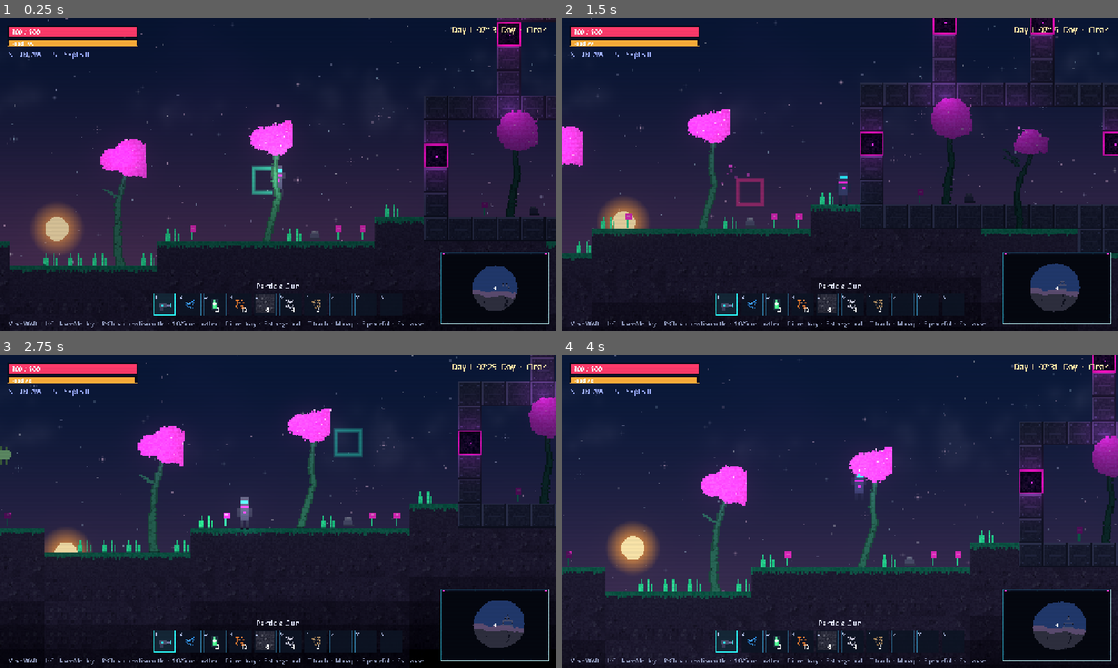
Above: before the commit, frames 1-4 (two rows, left to right).
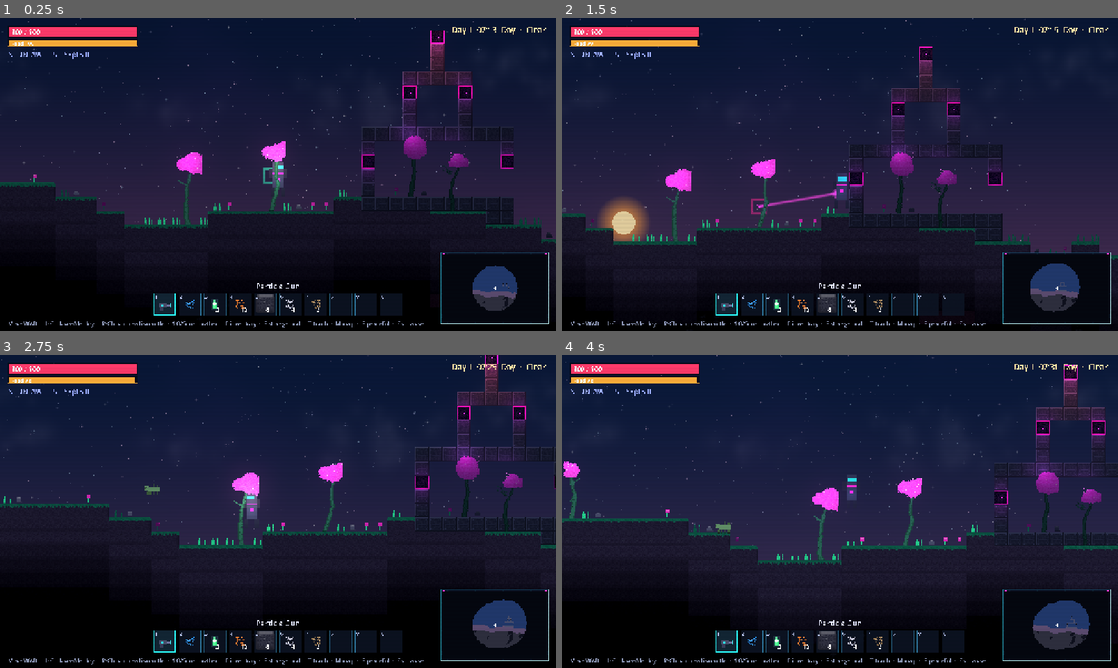
Above: after the commit, the same moments.

Repository: jaygriggsau/exocraft
Game: Godot game, scene res://scenes/Main.tscn
Same seed, same stepped clock (60 frames per second), same inputs: the game is played once before the commit and once after it.
Inputs (mouse positions are in pixels of both pictures, inside the frame that each line leads up to):
- Up to frame 1 (0.25 s): no input
- Up to frame 2 (1.5 s): tap Enter at 0.5 s; move the mouse to (962, 158) at 0.52 s; hold D (move_right) 0.53-1.25 s; tap T (torch) at 0.6 s; click (962, 158) at 0.67 s; tap Space (jump) at 0.77 s; drag from (728, 190) to (812, 237) at 1.27 s
- Up to frame 3 (2.75 s): move the mouse to (333, 442) at 2.02 s; hold A (move_left) from 2.03 s (still down); hold Shift (sprint) from 2.03 s (still down); tap T (torch) at 2.3 s
- Up to frame 4 (4 s): release A (move_left) at 2.75 s; release Shift (sprint) at 2.75 s; drag from (812, 574) to (673, 464) at 2.77 s; move the mouse to (1006, 558) at 3.52 s; hold D (move_right) from 3.53 s (still down); tap T (torch) at 3.6 s; tap Space (jump) at 3.77 s

The runs differ from the first frame. In frame 1, 27% of the frame differs, in the area x 0-100%, y 0-100%; in frame 2, 16%; in frame 3, 21%; in frame 4, 29%.

Commit message:
Graphics overhaul: Terraria-scale world + autotiled terrain
Rescale to a Terraria feel:
- Player grown to ~2.75 tiles tall (collider 20x44, sprite 2x) over the 16px
  blocks, with retuned movement (speed/accel/jump/gravity) and reach.
- Camera zoomed out (3.5x -> 2.0x) for a wide view of much more world.
- Doors are now 3 tiles tall so the bigger player fits; caves widened so a
  taller player can traverse the tunnels/chambers.

Autotiled terrain (the defining Terraria look): the per-tile 'variant' axis is
repurposed as a 4-bit neighbour edge mask (which orthogonal sides are open
air). Natural terrain (dirt/stone/grass/sand/ice/jungle/obsidite) draws blended
edges from the mask -- lit exposed tops, shadowed sides/bottoms, grass overhang,
rounded outer corners -- so blocks merge into the terrain instead of being flat
squares. Ore/crafted/decor tiles stay flat. set_tile re-blends the 4 neighbours
when a block changes; block icons use the all-open (bevelled) mask.

https://claude.ai/code/session_01Lbtdt6KHnYyPZuVhH3cTWJ

Diff:
--- a/scripts/autoload/Art.gd
+++ b/scripts/autoload/Art.gd
@@ -6,7 +6,7 @@
 ## of these out for hand-drawn PNGs later without touching gameplay code.
 
 const TS := 16  ## tile size in pixels
-const TILE_VARIANTS := 6  ## per-tile texture variants so terrain isn't uniform
+const EDGE_MASKS := 16  ## neighbour-edge variants (4-bit air mask) for autotiled terrain
 
 var tileset: TileSet
 var atlas_source_id := 0
@@ -70,17 +70,19 @@
 # Tiles
 # ---------------------------------------------------------------------------
 func _build_tile_images() -> void:
+	# one image per tile id per edge mask (which neighbours are open air); natural
+	# terrain uses the mask to draw blended edges, other tiles ignore it.
 	for id in Tiles.ids():
 		var variants: Array = []
-		for v in TILE_VARIANTS:
-			variants.append(_make_tile_image(id, v))
+		for m in EDGE_MASKS:
+			variants.append(_make_tile_image(id, m))
 		_tile_images[id] = variants
 
-func _make_tile_image(id: int, variant: int) -> Image:
+func _make_tile_image(id: int, mask: int) -> Image:
 	var d = Tiles.def(id)
 	var img := _new_image(TS, TS)
 	var rng := RandomNumberGenerator.new()
-	rng.seed = 1000 + id * 101 + variant * 37
+	rng.seed = 1000 + id * 101          # base art is identical across masks so they tile
 	var style: String = d.style
 	var base: Color = d.base
 
@@ -266,50 +268,80 @@
 			_rect(img, 8, TS - 3, 2, 2, base)
 			_rect(img, TS - 6, TS - 3, 2, 2, base)
 		_:
-			# "block" / "soil": subtle depth shade, plus per-variant pebbles,
-			# cracks, mottling and an occasional embedded fleck so neighbouring
-			# blocks of the same type don't look identical.
-			# Vary the shade gradient direction per variant for extra diversity.
-			var dir := rng.randi() % 3
+			# "block" / "soil": a soft base shade + a few static flecks; the
+			# Terraria-style lit edges are added afterwards based on neighbours.
 			for y in TS:
 				for x in TS:
-					var lit := false
-					match dir:
-						0: lit = x + y > TS + 6           # bottom-right shadow
-						1: lit = x - y > 4                # diagonal the other way
-						_: lit = y > TS - 5               # darker base band
-					if lit:
+					if y > TS - 5:
 						img.set_pixel(x, y, _vary(base.darkened(0.12), rng, 0.04))
-			# soft mottled patches
-			for _m in 1 + rng.randi() % 2:
-				var mx := rng.randi_range(2, TS - 4)
-				var my := rng.randi_range(2, TS - 4)
-				var mc := base.lightened(0.08) if rng.randf() < 0.5 else base.darkened(0.14)
-				for oy in 3:
-					for ox in 3:
-						if rng.randf() < 0.6:
-							img.set_pixel(clampi(mx + ox, 0, TS - 1), clampi(my + oy, 0, TS - 1), _vary(mc, rng, 0.05))
-			for f in 3 + rng.randi() % 3:
+			for f in 4:
 				var px := rng.randi_range(2, TS - 3)
 				var py := rng.randi_range(2, TS - 3)
-				var pc := base.lightened(0.2) if rng.randf() < 0.5 else base.darkened(0.26)
+				var pc := base.lightened(0.16) if rng.randf() < 0.5 else base.darkened(0.24)
 				img.set_pixel(px, py, pc)
-				img.set_pixel(px + 1, py, pc)
-				img.set_pixel(px, py + 1, _vary(pc, rng, 0.05))
-			if rng.randf() < 0.55:
-				var cx := rng.randi_range(3, TS - 4)
-				var cy := rng.randi_range(2, TS - 6)
-				var cl := base.darkened(0.34)
-				for k in 2 + rng.randi() % 3:
-					img.set_pixel(clampi(cx + rng.randi_range(-1, 1), 0, TS - 1), clampi(cy + k, 0, TS - 1), cl)
-	return img
+				img.set_pixel(px + 1, py, _vary(pc, rng, 0.05))
+	# neighbour-aware edges for natural terrain (the autotiled Terraria look)
+	if d.style == "soil" or d.style == "block" or d.style == "grass":
+		_apply_edges(img, mask, d)
+	return img
+
+## Decorate a terrain tile's open edges (mask bits: 1=up 2=right 4=down 8=left
+## are AIR) with a lit top lip, shadowed sides/bottom, grass overhang and rounded
+## outer corners — so blocks visually merge into the terrain instead of being
+## flat squares.
+func _apply_edges(img: Image, mask: int, d: Dictionary) -> void:
+	var base: Color = d.base
+	var is_grass: bool = d.style == "grass"
+	var up := (mask & 1) != 0
+	var right := (mask & 2) != 0
+	var down := (mask & 4) != 0
+	var left := (mask & 8) != 0
+	if up and not is_grass:
+		_grad_edge(img, "top", base.lightened(0.28), 2)     # sunlit exposed top
+	if down:
+		_grad_edge(img, "bottom", base.darkened(0.4), 2)
+	if left:
+		_grad_edge(img, "left", base.darkened(0.24), 2)
+	if right:
+		_grad_edge(img, "right", base.darkened(0.24), 2)
+	if is_grass:
+		var top: Color = d.get("top", base)
+		if up:
+			_grad_edge(img, "top", top.darkened(0.05), 1)
+		if left and up:
+			_rect(img, 0, 0, 2, 4, top)                      # grass overhangs the side
+		if right and up:
+			_rect(img, TS - 2, 0, 2, 4, top)
+	# round the outer corners where two open edges meet (transparent silhouette)
+	var clear := Color(0, 0, 0, 0)
+	if up and left:
+		img.set_pixel(0, 0, clear)
+	if up and right:
+		img.set_pixel(TS - 1, 0, clear)
+	if down and left:
+		img.set_pixel(0, TS - 1, clear)
+	if down and right:
+		img.set_pixel(TS - 1, TS - 1, clear)
+
+func _grad_edge(img: Image, side: String, col: Color, w: int) -> void:
+	for i in w:
+		var a := 0.85 * (1.0 - float(i) / float(w))          # strongest at the very edge
+		for j in TS:
+			var px: int
+			var py: int
+			match side:
+				"top": px = j; py = i
+				"bottom": px = j; py = TS - 1 - i
+				"left": px = i; py = j
+				_: px = TS - 1 - i; py = j                    # right
+			img.set_pixel(px, py, img.get_pixel(px, py).lerp(col, a))
 
 func _build_tileset() -> void:
 	var maxid := Tiles.max_id()
-	# atlas: one column per tile id, one row per variant
-	var atlas := _new_image((maxid + 1) * TS, TILE_VARIANTS * TS)
+	# atlas: one column per tile id, one row per edge mask
+	var atlas := _new_image((maxid + 1) * TS, EDGE_MASKS * TS)
 	for id in Tiles.ids():
-		for v in TILE_VARIANTS:
+		for v in EDGE_MASKS:
 			atlas.blit_rect(_tile_images[id][v], Rect2i(0, 0, TS, TS), Vector2i(id * TS, v * TS))
 	var tex := ImageTexture.create_from_image(atlas)
 
@@ -338,7 +370,7 @@
 		var dd = Tiles.def(id)
 		var passable: bool = dd.get("passable", false)          # open doors don't collide
 		var occlude: bool = not passable and not dd.get("no_occlude", false)  # windows let light through
-		for v in TILE_VARIANTS:
+		for v in EDGE_MASKS:
 			var coord := Vector2i(id, v)
 			src.create_tile(coord)
 			var td := src.get_tile_data(coord, 0)
@@ -364,7 +396,7 @@
 	var d = ItemDB.get_item(item_id)
 	# Block items just reuse their tile artwork (first variant).
 	if d.place_tile >= 0:
-		return _tile_images[d.place_tile][0]
+		return _tile_images[d.place_tile][15]   # all-edges-open: a nicely bevelled standalone block
 
 	# armor pieces get a shape per body slot, tinted by the item colour
 	if d.stats.has("slot"):
--- a/scripts/autoload/Tiles.gd
+++ b/scripts/autoload/Tiles.gd
@@ -97,6 +97,11 @@
 	var d = DEFS.get(id)
 	return d != null and not d.get("passable", false)
 
+## Natural ground that gets Terraria-style blended edges (vs flat ore/crafted/decor).
+func is_terrain(id: int) -> bool:
+	return id == DIRT or id == STONE or id == GRASS or id == ICE \
+		or id == JUNGLE or id == SAND or id == DARKROCK
+
 ## Is this tile part of a door (closed or open)?
 func is_door(id: int) -> bool:
 	var d = DEFS.get(id)
--- a/scripts/player/Player.gd
+++ b/scripts/player/Player.gd
@@ -3,7 +3,7 @@
 ## The player: platforming movement plus mine / build / shoot interactions that
 ## all key off the currently selected hotbar item.
 
-const SPEED := 120.0
+const SPEED := 165.0
 const SPRINT_MULT := 1.7
 const REGEN_DELAY := 4.0            # seconds out of combat before health regens
 const REGEN_RATE := 7.0            # health per second
@@ -12,12 +12,12 @@
 const WELL_FED := 30.0             # hunger needed for health to regenerate
 const STARVE_DMG := 2.5            # health/sec lost while starving (hunger 0)
 const STARVE_FLOOR := 20.0         # starvation won't drop you below this health
-const ACCEL := 1400.0
-const FRICTION := 1600.0
-const JUMP_VELOCITY := -270.0
-const GRAVITY := 760.0
-const MAX_FALL := 520.0
-const REACH := 5.5                 # tiles
+const ACCEL := 1900.0
+const FRICTION := 2100.0
+const JUMP_VELOCITY := -340.0
+const GRAVITY := 900.0
+const MAX_FALL := 680.0
+const REACH := 6.5                 # tiles
 const MINE_BASE := 0.12            # base unit for tree-harvest / dismantle / drain
 const MINE_BLOCK_BASE := 0.75      # seconds per hardness point with the Particle Gun
                                    # (hardest block, Exotic hardness 8 -> 6.0s; upgraded
@@ -59,20 +59,22 @@
 	Game.inventory = inv
 	Game.player = self
 
+	# Terraria-scale: the player stands ~2.75 tiles tall over 16px blocks
 	var shape := CollisionShape2D.new()
 	var rect := RectangleShape2D.new()
-	rect.size = Vector2(10, 20)
+	rect.size = Vector2(20, 44)
 	shape.shape = rect
 	add_child(shape)
 
 	sprite = AnimatedSprite2D.new()
 	sprite.sprite_frames = Art.player_frames()
 	sprite.texture_filter = CanvasItem.TEXTURE_FILTER_NEAREST
+	sprite.scale = Vector2(2, 2)        # 12x22 art rendered at ~24x44 to match the bigger body
 	sprite.play("idle")
 	add_child(sprite)
 
 	var cam := Camera2D.new()
-	cam.zoom = Vector2(3.5, 3.5)
+	cam.zoom = Vector2(2.0, 2.0)        # zoomed out for the wide Terraria view
 	cam.position_smoothing_enabled = true
 	cam.position_smoothing_speed = 8.0
 	add_child(cam)
@@ -87,7 +89,7 @@
 	_torch.scale = Vector2(0.7, 0.7)            # ~90px radius (~4 blocks lit, fading out)
 	_torch.shadow_enabled = true
 	_torch.shadow_filter = Light2D.SHADOW_FILTER_PCF5
-	_torch.position = Vector2(0, -6)
+	_torch.position = Vector2(0, -16)
 	add_child(_torch)
 	# a faint personal glow that ignores walls, so you're never pitch-invisible
 	var aura := PointLight2D.new()
@@ -345,7 +347,7 @@
 	Game.world.add_child(p)
 
 func _player_rect() -> Rect2:
-	return Rect2(global_position - Vector2(6, 11), Vector2(12, 22))
+	return Rect2(global_position - Vector2(10, 22), Vector2(20, 44))
 
 func _tile_rect(c: Vector2i) -> Rect2:
 	return Rect2(c.x * World.TILE, c.y * World.TILE, World.TILE, World.TILE)
@@ -407,23 +409,24 @@
 	var bottom := _target_tile()
 	if not _in_reach(bottom):
 		return
-	var top := bottom + Vector2i(0, -1)
+	# doors are three tiles tall so the player can walk through them
+	var cells := [bottom, bottom + Vector2i(0, -1), bottom + Vector2i(0, -2)]
 	var body := _player_rect()
-	for c in [bottom, top]:
+	for c in cells:
 		if Tiles.is_solid(Game.world.get_tile(c)):
 			return
 		if _tile_rect(c).intersects(body):
 			return
-	# support: resting on the ground, or anchored to a wall beside either cell
+	# support: resting on the ground, or anchored to a wall beside any cell
 	var supported := Tiles.is_solid(Game.world.get_tile(bottom + Vector2i(0, 1)))
-	for c in [bottom, top]:
+	for c in cells:
 		for o in [Vector2i(1, 0), Vector2i(-1, 0)]:
 			if Tiles.is_solid(Game.world.get_tile(c + o)):
 				supported = true
 	if not supported:
 		return
-	Game.world.set_tile(bottom, closed_tile)
-	Game.world.set_tile(top, closed_tile)
+	for c in cells:
+		Game.world.set_tile(c, closed_tile)
 	inv.consume_selected(1)
 	_place_cd = PLACE_COOLDOWN
 
@@ -452,7 +455,7 @@
 	if not Tiles.is_solid(Game.world.get_tile(t + Vector2i(0, 1))):
 		return                              # needs solid ground beneath
 	var tile_rect := Rect2(t.x * World.TILE, (t.y - 1) * World.TILE, World.TILE, World.TILE * 2)
-	var body := Rect2(global_position - Vector2(6, 11), Vector2(12, 22))
+	var body := _player_rect()
 	if tile_rect.intersects(body):
 		return                              # don't drop it on ourselves
 	Game.world.spawn_structure(item_id, t)
--- a/scripts/world/World.gd
+++ b/scripts/world/World.gd
@@ -751,12 +751,27 @@
 			if id != Tiles.AIR:
 				var tx := ox + lx
 				var ty := oy + ly
-				tilemap.set_cell(Vector2i(tx, ty), Art.atlas_source_id, Art.tile_atlas_coords(id, _tile_variant(tx, ty)))
-
-func _tile_variant(tx: int, ty: int) -> int:
-	var h: int = tx * 374761393 + ty * 668265263
-	h = (h ^ (h >> 13)) * 1274126177
-	return absi(h) % Art.TILE_VARIANTS
+				tilemap.set_cell(Vector2i(tx, ty), Art.atlas_source_id, Art.tile_atlas_coords(id, _edge_mask(tx, ty, id)))
+
+## Edge mask for autotiling: which orthogonal neighbours are open air
+## (1=up 2=right 4=down 8=left). Only natural terrain blends; everything else is flat.
+func _edge_mask(tx: int, ty: int, id: int) -> int:
+	if not Tiles.is_terrain(id):
+		return 0
+	var m := 0
+	if not Tiles.is_solid(get_tile(Vector2i(tx, ty - 1))): m |= 1
+	if not Tiles.is_solid(get_tile(Vector2i(tx + 1, ty))): m |= 2
+	if not Tiles.is_solid(get_tile(Vector2i(tx, ty + 1))): m |= 4
+	if not Tiles.is_solid(get_tile(Vector2i(tx - 1, ty))): m |= 8
+	return m
+
+## Draw a single cell with its current tile + edge mask (or clear it if air).
+func _render_cell(t: Vector2i) -> void:
+	var id := get_tile(t)
+	if id == Tiles.AIR:
+		tilemap.erase_cell(t)
+	else:
+		tilemap.set_cell(t, Art.atlas_source_id, Art.tile_atlas_coords(id, _edge_mask(t.x, t.y, id)))
 
 func _erase_chunk(cc: Vector2i) -> void:
 	var ox := cc.x * CHUNK
@@ -797,18 +812,21 @@
 	var prev: int = data[ly * CHUNK + lx]
 	data[ly * CHUNK + lx] = id
 	if _loaded.has(cc):
+		_render_cell(t)
 		if id == Tiles.AIR:
-			tilemap.erase_cell(t)
 			_clear_decor(t + Vector2i(0, -1))   # destroy a decoration resting on the mined block
 			# liquid above/beside the newly opened cell can now flow into it
 			for o in [Vector2i(0, -1), Vector2i(1, 0), Vector2i(-1, 0)]:
 				_wake_water(t + o)
 		else:
-			tilemap.set_cell(t, Art.atlas_source_id, Art.tile_atlas_coords(id, _tile_variant(t.x, t.y)))
 			_clear_decor(t)                     # a placed block covers any decoration here
 			# a block placed in liquid displaces it; push it to neighbours
 			if _water.get(t, 0.0) > 0.0:
 				_displace_water(t)
+		# the change flips neighbours' open edges, so re-blend them too
+		for o in [Vector2i(0, -1), Vector2i(0, 1), Vector2i(-1, 0), Vector2i(1, 0)]:
+			if _loaded.has(chunk_of_tile(t + o)):
+				_render_cell(t + o)
 	# refresh block lights for this chunk if it is in the lit zone
 	if _chunk_lights.has(cc):
 		_free_chunk_lights(cc)
@@ -885,15 +903,16 @@
 func _is_cave(tx: int, ty: int, surf: int) -> bool:
 	var depth := float(ty - surf)
 	var df := clampf(depth / 220.0, 0.0, 1.0)        # 0 near surface, 1 deep
-	# winding corridors: both fields near zero at once -> a thin 1-D path
-	var hw := 0.055 + 0.045 * df                       # tunnels widen with depth
+	# winding corridors: both fields near zero at once -> a path wide enough for
+	# the (now taller) player to walk through
+	var hw := 0.095 + 0.06 * df                        # tunnels widen with depth
 	var a := _tunnel_a.get_noise_2d(float(tx), float(ty))
 	var b := _tunnel_b.get_noise_2d(float(tx), float(ty))
 	if absf(a) < hw and absf(b) < hw:
 		return true
 	# big chambers: easier threshold deeper, so the depths open right up
 	var cav := _cavern_noise.get_noise_2d(float(tx), float(ty))
-	if cav > lerpf(0.50, 0.30, df):
+	if cav > lerpf(0.42, 0.22, df):
 		return true
 	return false
 
Not shown, changed: README.md
